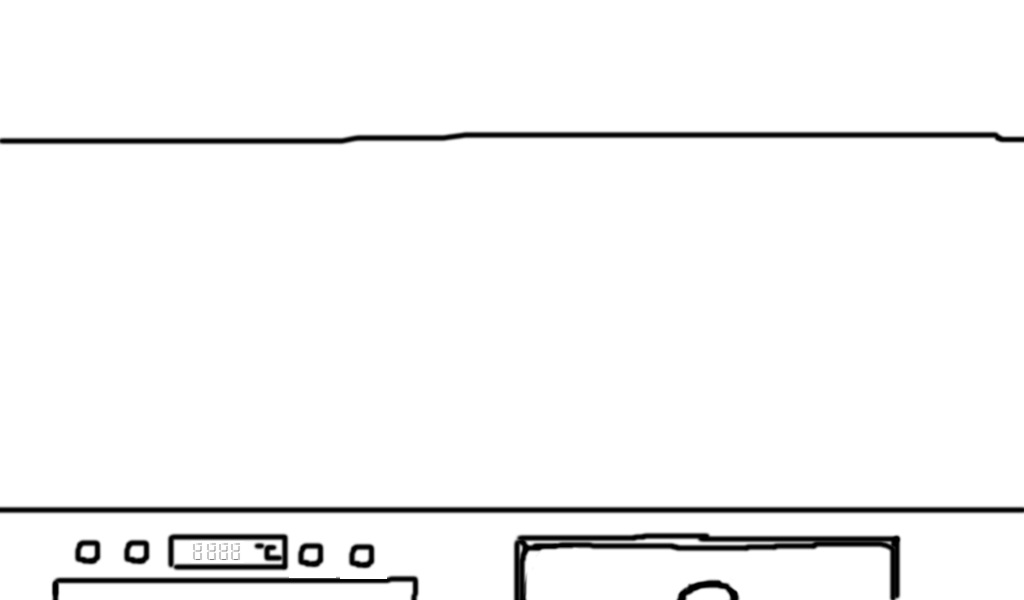
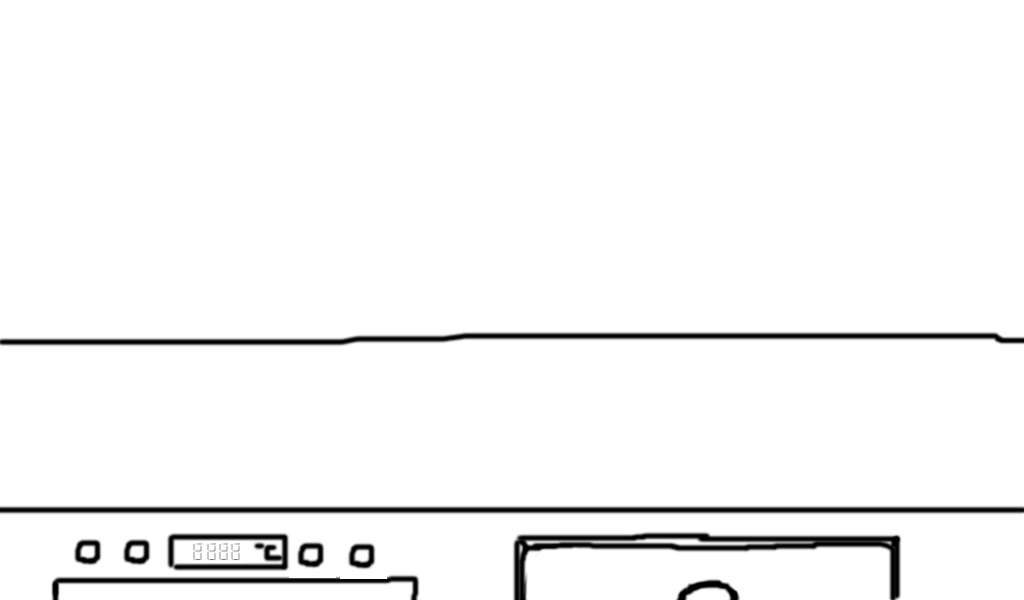
Before/after of a 1024 x 600 layered artwork. What changed in the layer stack:
painted on "Background" over [0, 130, 1024, 347]
